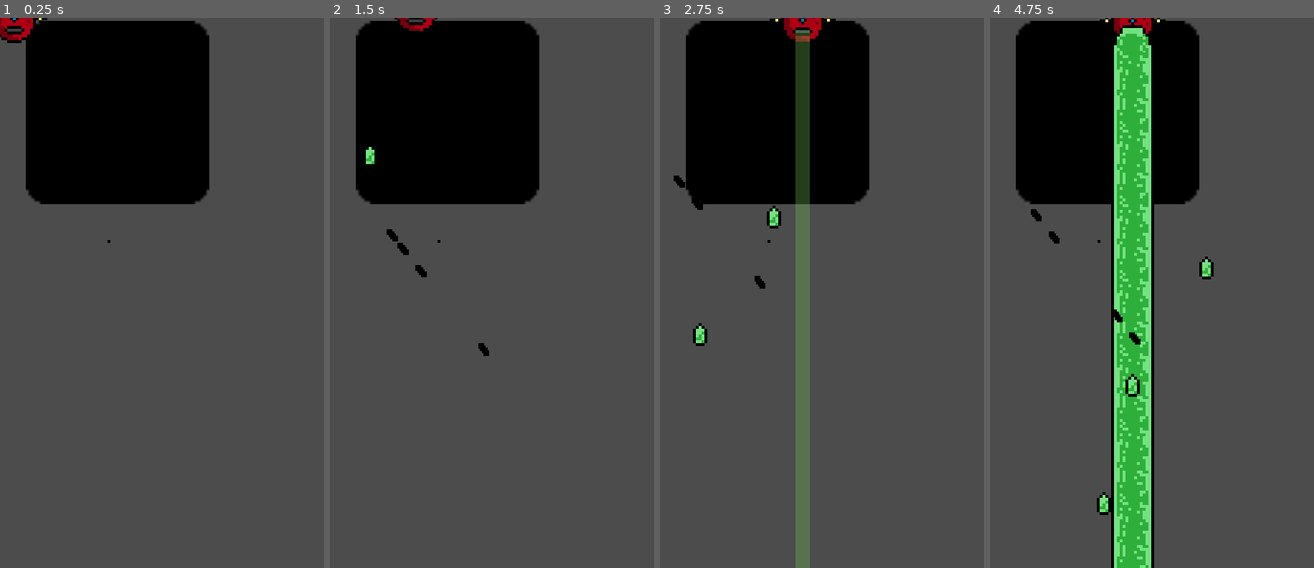
Above: before the commit, frames 1-4 (left to right).
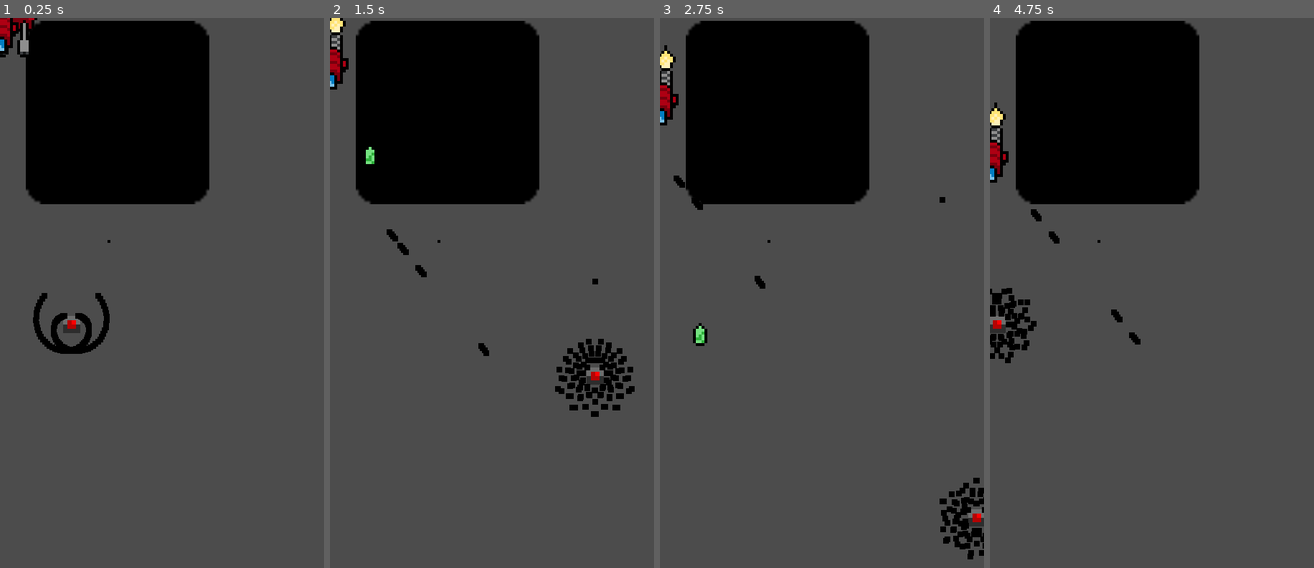
Above: after the commit, the same moments.

Repository: Fl0xy/LD44_Your_life_is_currency
Game: Godot game, scene res://scenes/henrik_test.tscn
Same seed, same stepped clock (60 frames per second), same inputs: the game is played once before the commit and once after it. This scene is started directly instead of the project's main scene. The engine's default icon, where the game draws it, is replaced by a stand-in: a white triangle on a blue panel in a dark square.
Inputs:
- Up to frame 1 (0.25 s): no input
- Up to frame 2 (1.5 s): tap Enter (ui_accept) at 0.5, 0.77 s; hold D (right) 0.53-1.28 s; tap Space (fire) at 0.6, 1.35 s; hold S (down) from 1.28 s (still down)
- Up to frame 3 (2.75 s): tap Enter (ui_accept) at 1.52 s; release S (down) at 2.03 s; hold D (right) from 2.03 s (still down); tap Space (fire) at 2.1 s
- Up to frame 4 (4.75 s): release D (right) at 2.78 s; hold Up (ui_up) 2.78-3.53 s; tap Space (fire) at 2.85, 3.6, 4.35 s; tap Enter (ui_accept) at 3.02, 3.77, 4.52 s; hold A (left) from 3.53 s (still down)

The runs differ from the first frame. In frame 1, 1.5% of the frame differs, in the area x 0-34%, y 0-62%; in frame 2, 2.3%; in frame 3, 6.4%; in frame 4, 14%, in the area x 0-70%, y 0-100%.

Commit message:
zeug

Diff:
--- /dev/null
+++ b/assets/enemys/Area2D.gd
@@ -0,0 +1 @@
+extends Area2D
--- a/assets/enemys/rapid_fire_gun_ship.gd
+++ b/assets/enemys/rapid_fire_gun_ship.gd
@@ -39,3 +39,8 @@
 #		var instance = bullet.instance()
 #		instance.set_global_position($ship_body/projectile/spawn_left.get_global_position())
 #		get_parent().add_child(instance)
+
+func _on_Area2D_area_entered(area):
+	if area.is_in_group("blackProjectile"):
+		#destroy yourself
+		get_parent().queue_free()
--- a/assets/enemys/rapid_fire_gun_ship.tscn
+++ b/assets/enemys/rapid_fire_gun_ship.tscn
@@ -139,3 +139,4 @@
 [node name="CollisionShape2D3" type="CollisionShape2D" parent="Area2D"]
 position = Vector2( 9, -5 )
 shape = SubResource( 9 )
+[connection signal="area_entered" from="Area2D" to="ship_body" method="_on_Area2D_area_entered"]
--- /dev/null
+++ b/scenes/EnemySpawner.gd
@@ -0,0 +1,8 @@
+extends Node2D
+
+export (Resource) var enemy_scene : Resource
+
+func _ready():#spawn_enemy():
+	var node = enemy_scene.instance()
+	node.set_global_position(get_global_position())
+	add_child(node)
--- a/scenes/blackProjectile2.tscn
+++ b/scenes/blackProjectile2.tscn
@@ -13,7 +13,9 @@
 modulate = Color( 0, 0, 0, 1 )
 texture = ExtResource( 2 )
 
-[node name="Area2D" type="Area2D" parent="."]
+[node name="Area2D" type="Area2D" parent="." groups=[
+"blackProjectile",
+]]
 
 [node name="CollisionShape2D" type="CollisionShape2D" parent="Area2D"]
 shape = SubResource( 1 )
--- a/scenes/henrik_test.tscn
+++ b/scenes/henrik_test.tscn
@@ -7,7 +7,8 @@
 [ext_resource path="res://assets/enemys/rapid_fire_gun_ship.tscn" type="PackedScene" id=5]
 [ext_resource path="res://assets/enemys/rocket_ship.tscn" type="PackedScene" id=6]
 [ext_resource path="res://assets/enemys/beam_sphere.tscn" type="PackedScene" id=7]
-[ext_resource path="res://scripts/continues_motion_2D.gd" type="Script" id=8]
+[ext_resource path="res://scenes/EnemySpawner.gd" type="Script" id=8]
+[ext_resource path="res://scenes/player.tscn" type="PackedScene" id=9]
 
 [node name="Node2D" type="Node2D"]
 
@@ -26,12 +27,16 @@
 [node name="ProjectileSpawner" parent="." instance=ExtResource( 4 )]
 
 [node name="rapid_fire_gun_ship" parent="." instance=ExtResource( 5 )]
-visible = false
 
 [node name="rocket_ship" parent="." instance=ExtResource( 6 )]
 visible = false
 
 [node name="beam_sphere" parent="." instance=ExtResource( 7 )]
+visible = false
 
-[node name="enemyspawner" type="Node2D" parent="."]
+[node name="EnemySpawner" type="Node2D" parent="."]
 script = ExtResource( 8 )
+enemy_scene = ExtResource( 6 )
+
+[node name="Player" parent="." instance=ExtResource( 9 )]
+position = Vector2( 24.9121, 107.09 )
Not shown: 1 places in scenes/henrik_test.tscn that only renumber resources
